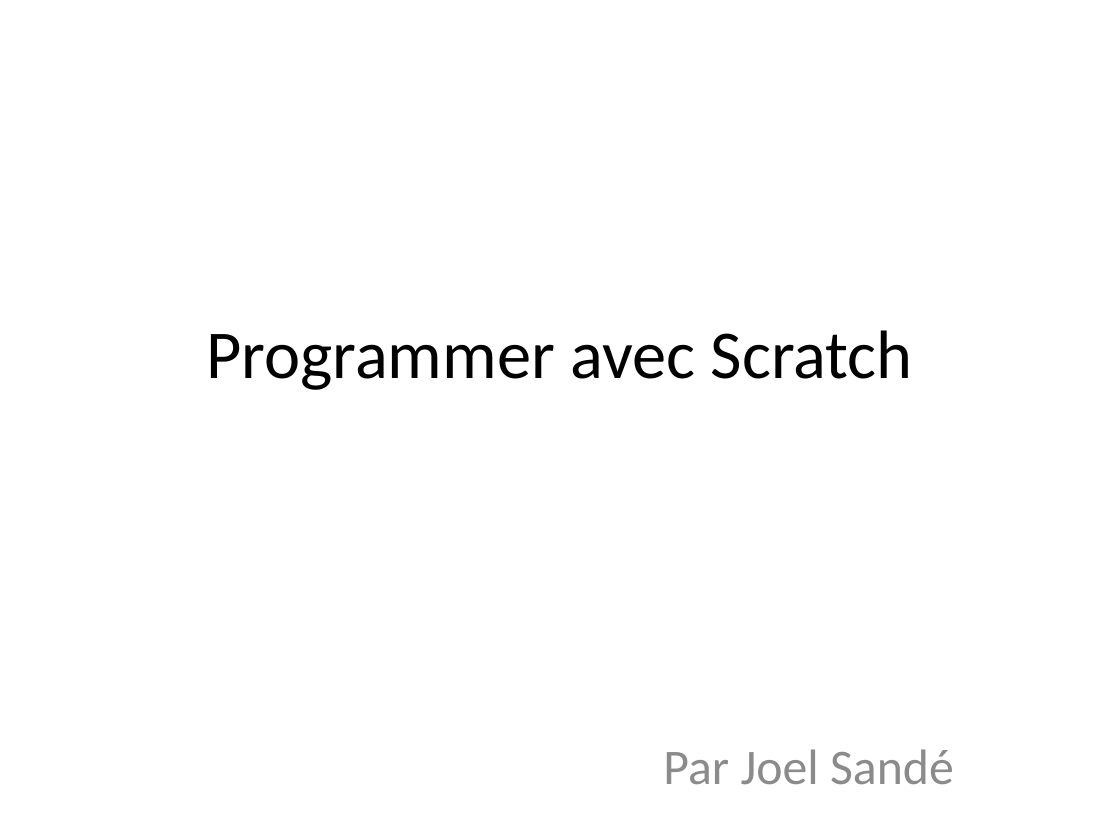
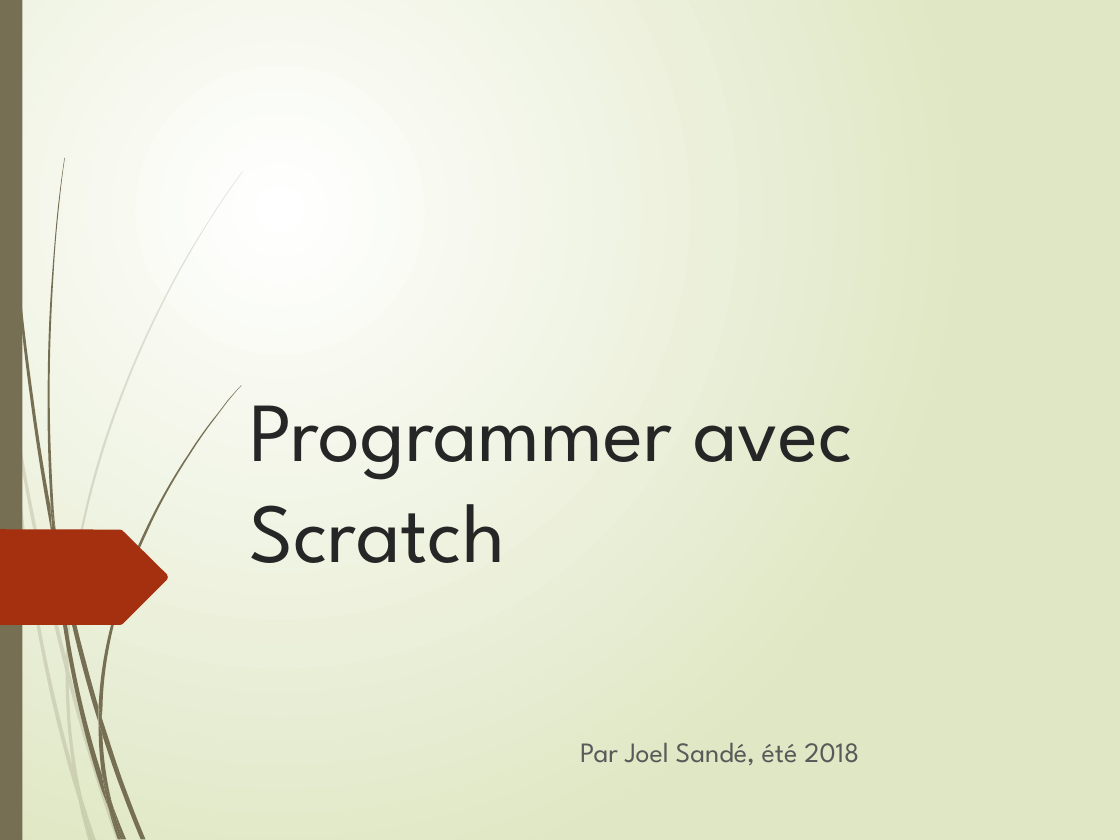
Before and after one commit to joel3500/vitrine, a slide deck: slide 1 of Realisation/Tutoriel Scratch/Programmer avec Scratch_2_5.pptx. Drawn at 1120x840 pixels with LibreOffice and Linux fonts; fonts in the diff are those of the drawing. Boxes give left, top, right and bottom in pixels: in the first picture for what was removed or moved away, otherwise in the second. Text is boxed around its words. In the diff, an @@ line names an element or a change of style, - is before the commit and + after.

```diff
--- a/Realisation/Tutoriel Scratch/Programmer avec Scratch_2_5.pptx
+++ b/Realisation/Tutoriel Scratch/Programmer avec Scratch_2_5.pptx
@@ background #FFFFFF to gradient #FFFFFF to #DFE8C4 @@
@@ rectangle added at (0,0,22,840), fill #766F54 @@
@@ title "Programmer avec Scratch": place and size @@
-title "Programmer avec Scratch" at (206,330,913,390)
+title "Programmer avec Scratch" at (249,405,853,563)
@@ title "Programmer avec Scratch" at (249,405,853,563): size 44 to 54 pt, font Calibri to League Spartan, text colour #000000 to #262626; alignment centre to left; vertical alignment middle to bottom @@
@@ freeform shape added at (0,530,168,625), fill #A53010 @@
@@ subtitle at (580,743,859,765): text changed; size 32 to 18 pt; font Calibri to League Spartan; text colour #8C8C8C to #595959 @@
-Par Joel Sandé
+Par Joel Sandé, été 2018
@@ group added at (0,171,243,840): 10 freeform shapes @@
@@ group added at (2,0,242,840): 12 freeform shapes @@
```
Also in this commit, not shown: 4 other slides changed, 12 other files.
